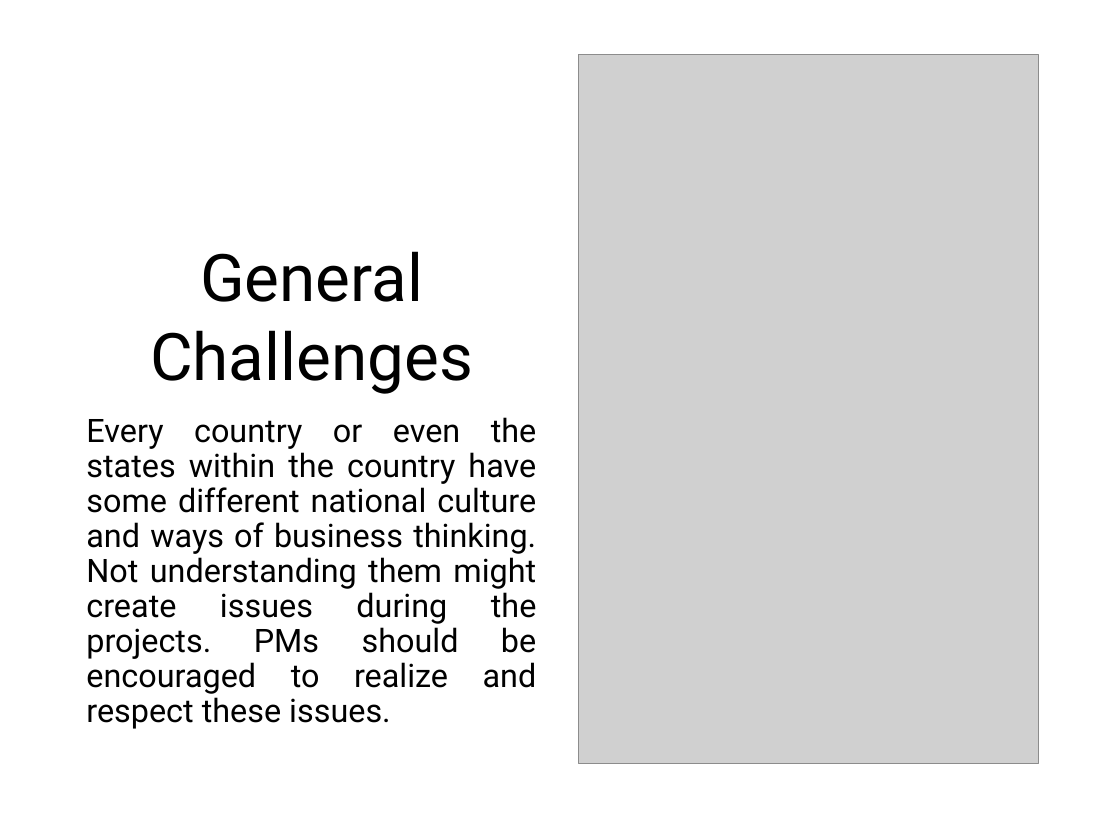
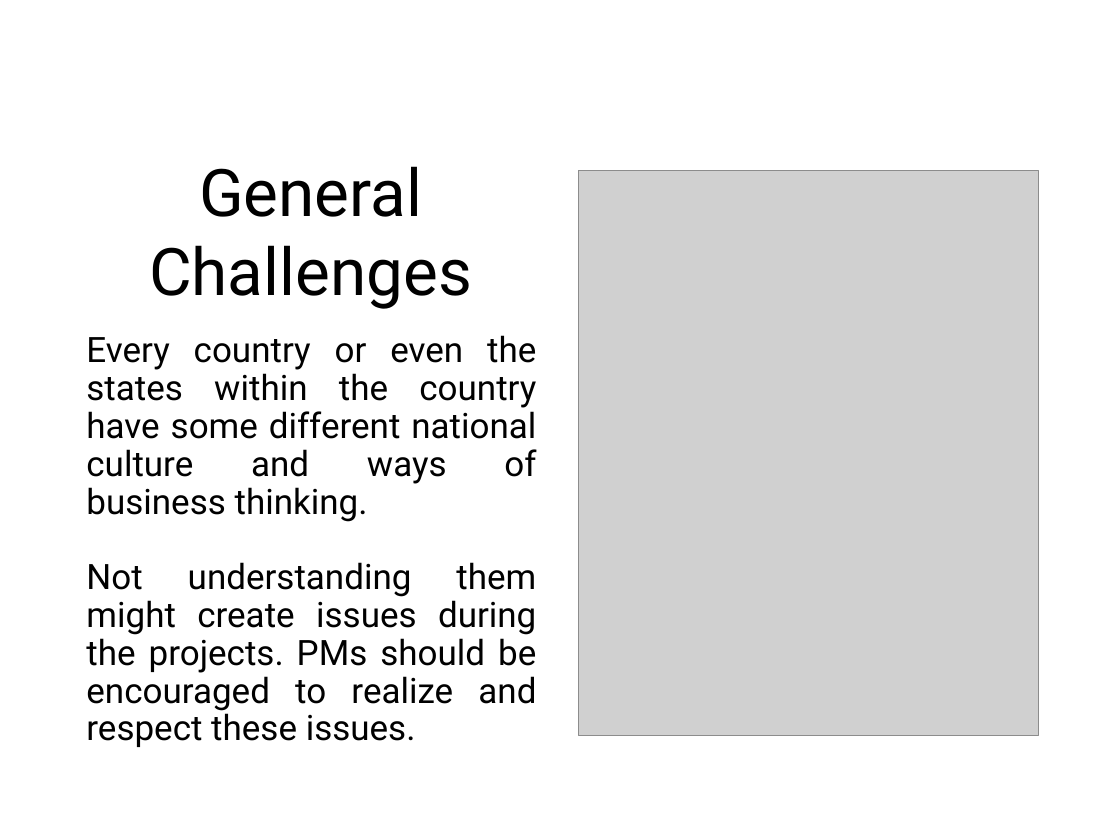
Before and after one commit to samiuljahan/IPM17, a slide deck: slide 7 of PPT.pptx (slide 3 before the commit). Drawn at 1120x840 pixels with LibreOffice and Linux fonts; fonts in the diff are those of the drawing; grey boxes stand for pictures. Boxes give left, top, right and bottom in pixels: in the first picture for what was removed or moved away, otherwise in the second. Text is boxed around its words. In the diff, an @@ line names an element or a change of style, - is before the commit and + after.

Commit message:
General challnges section updated
Updated the file. Added my parts, added agenda section

```diff
--- a/PPT.pptx
+++ b/PPT.pptx
@@ title "General Challenges" moved from (x1=150, y1=251, x2=473, y2=394) to (x1=149, y1=166, x2=472, y2=309) @@
@@ picture resized from (x1=579, y1=54, x2=1038, y2=763) to (x1=579, y1=171, x2=1038, y2=736) @@
@@ text at (x1=86, y1=335, x2=536, y2=747): text changed; size 29.6 to 32 pt @@
-Every country or even the states within the country have some different national culture and ways of business thinking. Not understanding them might create issues during the projects. PMs should be encouraged to realize and respect these issues.
+Every country or even the states within the country have some different national culture and ways of business thinking.
+Not understanding them might create issues during the projects. PMs should be encouraged to realize and respect these issues.
```
Also in this commit, not shown: 2 other slides changed, 7 slides added, 1 slide removed.
